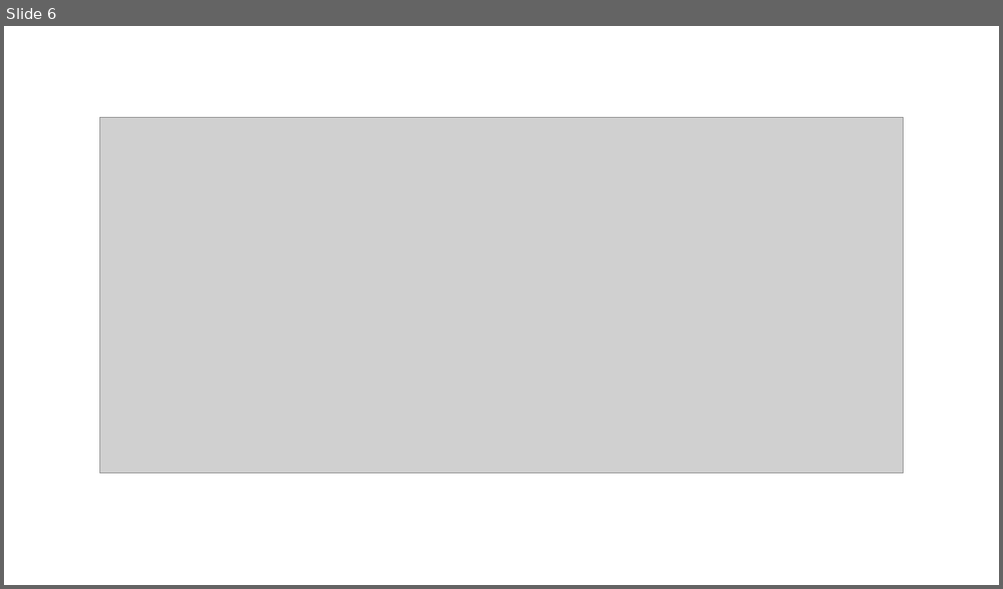
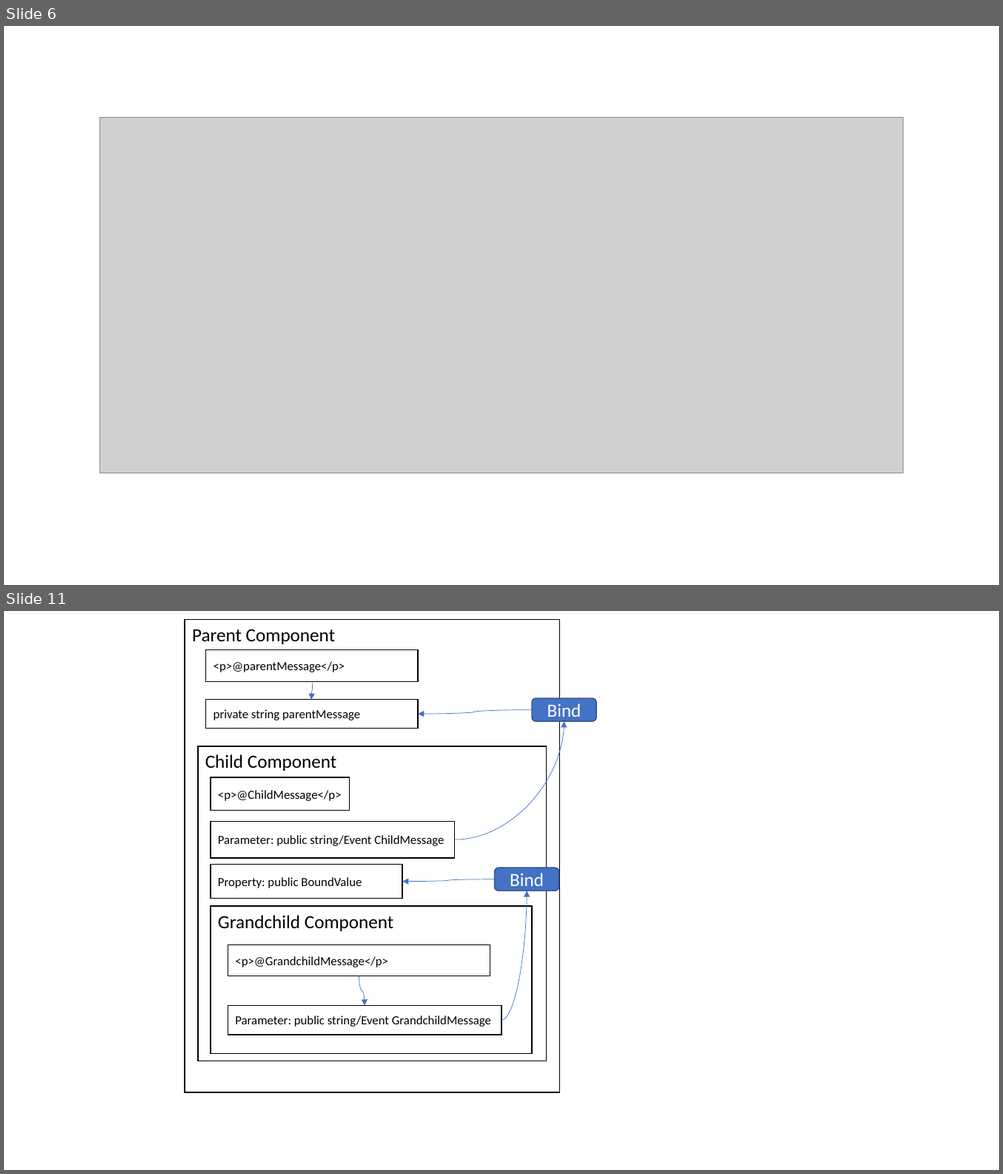
Before and after one commit to opentrading-net/opentrading-net.github.io, a slide deck: products/tesseract/Diagrams.pptx. Shown one above the other, each under a label of ours: slide 6 before the commit, slides 6 and 11 after it; the slides between them are not shown. The pictures are 1003x589 and 1003x1174 pixels, drawn with LibreOffice and Linux fonts; fonts in the diff are those of the drawing; grey boxes stand for pictures. Boxes give left, top, right and bottom in pixels: in the first picture for what was removed or moved away, otherwise in the second. Text is boxed around its words. In the diff, an @@ line names an element or a change of style, - is before the commit and + after.

```diff
--- a/products/tesseract/Diagrams.pptx
+++ b/products/tesseract/Diagrams.pptx
@@ slide 11 added at (x1=4, y1=611, x2=999, y2=1170), background #FFFFFF @@
@@ rounded rectangle added at (x1=532, y1=698, x2=596, y2=721), fill #4472C4, outline #325491 1 pt, 18 pt, text #FFFFFF @@
+Bind
@@ curved arrow added from (455, 840) to (564, 721), #4472C4 0.5 pt @@
@@ rounded rectangle added at (x1=494, y1=868, x2=558, y2=891), fill #4472C4, outline #325491 1 pt, 18 pt, text #FFFFFF @@
+Bind
@@ curved arrow added from (494, 880) to (402, 882), #4472C4 0.5 pt @@
@@ curved arrow added from (502, 1021) to (527, 891), #4472C4 0.5 pt @@
@@ curved arrow added from (359, 976) to (364, 1005), #4472C4 0.5 pt @@
@@ group added at (x1=185, y1=620, x2=559, y2=1093): 10 rectangles, 2 curved arrows @@
+Parent Component
+private string parentMessage
+<p>@parentMessage</p>
+Child Component
+<p>@ChildMessage</p>
+Parameter: public string/Event ChildMessage
+Property: public BoundValue
+Grandchild Component
+<p>@GrandchildMessage</p>
+Parameter: public string/Event GrandchildMessage
```
Also in this commit, not shown: 4 other slides added, 6 other files.
